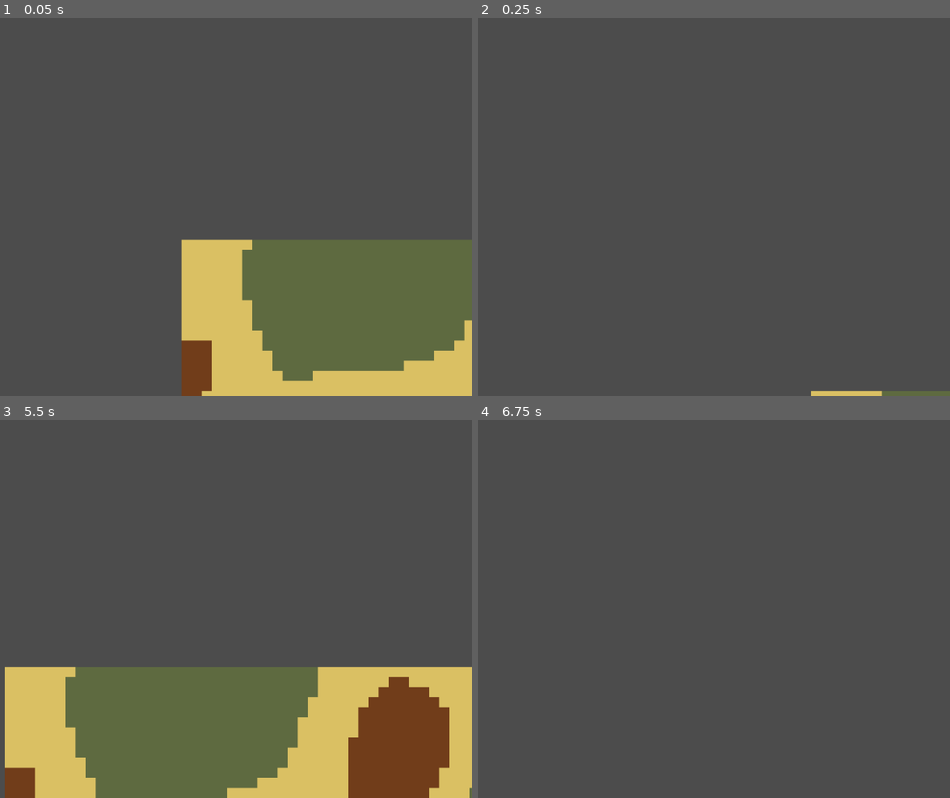
Above: before the commit, frames 1-4 (two rows, left to right).
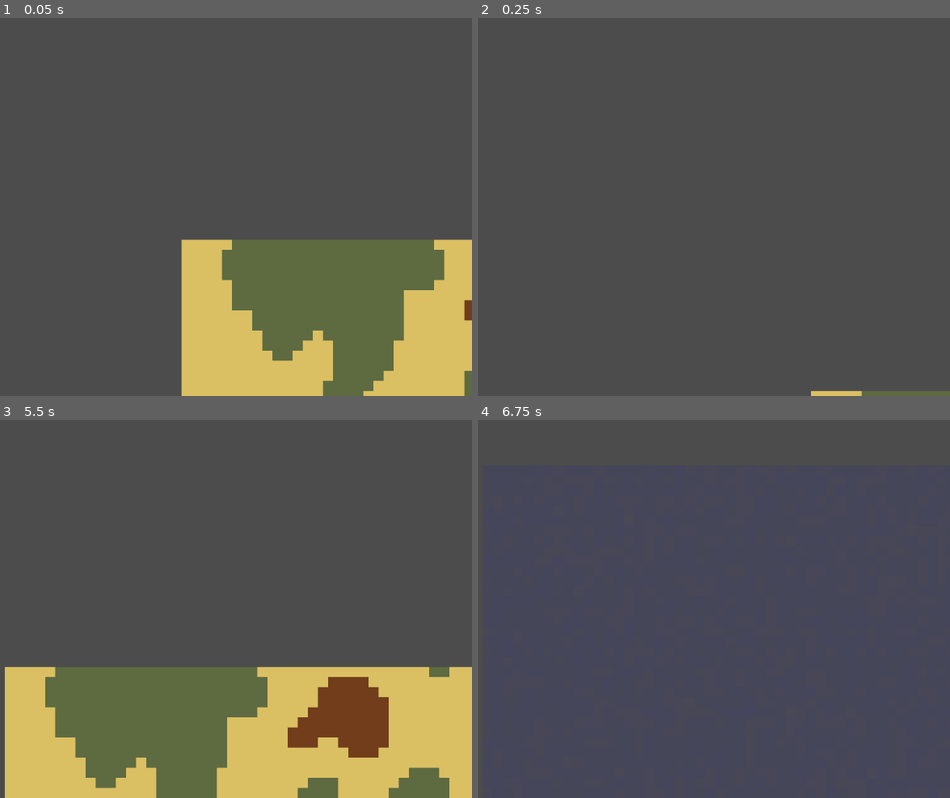
Above: after the commit, the same moments.

Repository: cameron-astor/landholdings
Game: Godot game, scene res://Main.tscn
The game is run twice, just before and just after one commit, with the same random seed, the same clock (stepped at 60 frames per second) and the same inputs.
Inputs (mouse positions are in pixels of both pictures, inside the frame that each line leads up to):
- Up to frame 1 (0.05 s): no input
- Up to frame 2 (0.25 s): no input
- Up to frame 3 (5.5 s): tap Enter at 0.5, 2, 3.5 s; move the mouse to (292, 590) at 0.52 s; hold D 0.53-1.25 s; hold X 0.53-1.25 s; click (292, 590) at 0.67 s; tap Space at 1.25, 2.75, 4.25 s; drag from (18, 627) to (118, 684) at 1.27 s; move the mouse to (212, 525) at 2.02 s; hold D 2.03-2.75 s; hold X 2.03-2.75 s; drag from (118, 684) to (outside the picture) at 2.77 s; move the mouse to (344, 665) at 3.52 s; hold A 3.53-4.25 s; hold X 3.53-4.25 s; drag from (outside the picture) to (51, 514) at 4.27 s; move the mouse to (179, 609) at 5.02 s; hold S from 5.03 s (still down); hold X from 5.03 s (still down); click (179, 609) at 5.17 s
- Up to frame 4 (6.75 s): release S at 5.75 s; release X at 5.75 s; drag from (529, 514) to (496, 627) at 5.77 s; move the mouse to (770, 590) at 6.52 s; hold M (mapmode_forward, bound only after the commit) from 6.53 s (still down); hold X from 6.53 s (still down)

The runs differ from the first frame. In frame 1, 6.9% of the frame differs, in the area x 38-100%, y 58-100%; in frame 2, less than 0.1%; in frame 3, 13%, in the area x 1-100%, y 65-100%; in frame 4, less than 0.1%.

Commit message:
work on mapmodes

Diff:
--- a/Main.tscn
+++ b/Main.tscn
@@ -1,240 +1,13 @@
-[gd_scene load_steps=5 format=2]
+[gd_scene load_steps=3 format=2]
 
 [ext_resource path="res://Camera.gd" type="Script" id=1]
-[ext_resource path="res://Graphics/TerrainColors.png" type="Texture" id=2]
 [ext_resource path="res://WorldData.gd" type="Script" id=3]
-
-[sub_resource type="TileSet" id=1]
-0/name = "TerrainColors.png 0"
-0/texture = ExtResource( 2 )
-0/tex_offset = Vector2( 0, 0 )
-0/modulate = Color( 1, 1, 1, 1 )
-0/region = Rect2( 0, 0, 16, 16 )
-0/tile_mode = 0
-0/occluder_offset = Vector2( 0, 0 )
-0/navigation_offset = Vector2( 0, 0 )
-0/shape_offset = Vector2( 0, 0 )
-0/shape_transform = Transform2D( 1, 0, 0, 1, 0, 0 )
-0/shape_one_way = false
-0/shape_one_way_margin = 0.0
-0/shapes = [  ]
-0/z_index = 0
-1/name = "TerrainColors.png 1"
-1/texture = ExtResource( 2 )
-1/tex_offset = Vector2( 0, 0 )
-1/modulate = Color( 1, 1, 1, 1 )
-1/region = Rect2( 16, 0, 16, 16 )
-1/tile_mode = 0
-1/occluder_offset = Vector2( 0, 0 )
-1/navigation_offset = Vector2( 0, 0 )
-1/shape_offset = Vector2( 0, 0 )
-1/shape_transform = Transform2D( 1, 0, 0, 1, 0, 0 )
-1/shape_one_way = false
-1/shape_one_way_margin = 0.0
-1/shapes = [  ]
-1/z_index = 0
-2/name = "TerrainColors.png 2"
-2/texture = ExtResource( 2 )
-2/tex_offset = Vector2( 0, 0 )
-2/modulate = Color( 1, 1, 1, 1 )
-2/region = Rect2( 32, 0, 16, 16 )
-2/tile_mode = 0
-2/occluder_offset = Vector2( 0, 0 )
-2/navigation_offset = Vector2( 0, 0 )
-2/shape_offset = Vector2( 0, 0 )
-2/shape_transform = Transform2D( 1, 0, 0, 1, 0, 0 )
-2/shape_one_way = false
-2/shape_one_way_margin = 0.0
-2/shapes = [  ]
-2/z_index = 0
-3/name = "TerrainColors.png 3"
-3/texture = ExtResource( 2 )
-3/tex_offset = Vector2( 0, 0 )
-3/modulate = Color( 1, 1, 1, 1 )
-3/region = Rect2( 48, 0, 16, 16 )
-3/tile_mode = 0
-3/occluder_offset = Vector2( 0, 0 )
-3/navigation_offset = Vector2( 0, 0 )
-3/shape_offset = Vector2( 0, 0 )
-3/shape_transform = Transform2D( 1, 0, 0, 1, 0, 0 )
-3/shape_one_way = false
-3/shape_one_way_margin = 0.0
-3/shapes = [  ]
-3/z_index = 0
-4/name = "TerrainColors.png 4"
-4/texture = ExtResource( 2 )
-4/tex_offset = Vector2( 0, 0 )
-4/modulate = Color( 1, 1, 1, 1 )
-4/region = Rect2( 0, 16, 16, 16 )
-4/tile_mode = 0
-4/occluder_offset = Vector2( 0, 0 )
-4/navigation_offset = Vector2( 0, 0 )
-4/shape_offset = Vector2( 0, 0 )
-4/shape_transform = Transform2D( 1, 0, 0, 1, 0, 0 )
-4/shape_one_way = false
-4/shape_one_way_margin = 0.0
-4/shapes = [  ]
-4/z_index = 0
-5/name = "TerrainColors.png 5"
-5/texture = ExtResource( 2 )
-5/tex_offset = Vector2( 0, 0 )
-5/modulate = Color( 1, 1, 1, 1 )
-5/region = Rect2( 16, 16, 16, 16 )
-5/tile_mode = 0
-5/occluder_offset = Vector2( 0, 0 )
-5/navigation_offset = Vector2( 0, 0 )
-5/shape_offset = Vector2( 0, 0 )
-5/shape_transform = Transform2D( 1, 0, 0, 1, 0, 0 )
-5/shape_one_way = false
-5/shape_one_way_margin = 0.0
-5/shapes = [  ]
-5/z_index = 0
-6/name = "TerrainColors.png 6"
-6/texture = ExtResource( 2 )
-6/tex_offset = Vector2( 0, 0 )
-6/modulate = Color( 1, 1, 1, 1 )
-6/region = Rect2( 32, 16, 16, 16 )
-6/tile_mode = 0
-6/occluder_offset = Vector2( 0, 0 )
-6/navigation_offset = Vector2( 0, 0 )
-6/shape_offset = Vector2( 0, 0 )
-6/shape_transform = Transform2D( 1, 0, 0, 1, 0, 0 )
-6/shape_one_way = false
-6/shape_one_way_margin = 0.0
-6/shapes = [  ]
-6/z_index = 0
-7/name = "TerrainColors.png 7"
-7/texture = ExtResource( 2 )
-7/tex_offset = Vector2( 0, 0 )
-7/modulate = Color( 1, 1, 1, 1 )
-7/region = Rect2( 48, 16, 16, 16 )
-7/tile_mode = 0
-7/occluder_offset = Vector2( 0, 0 )
-7/navigation_offset = Vector2( 0, 0 )
-7/shape_offset = Vector2( 0, 0 )
-7/shape_transform = Transform2D( 1, 0, 0, 1, 0, 0 )
-7/shape_one_way = false
-7/shape_one_way_margin = 0.0
-7/shapes = [  ]
-7/z_index = 0
-8/name = "TerrainColors.png 8"
-8/texture = ExtResource( 2 )
-8/tex_offset = Vector2( 0, 0 )
-8/modulate = Color( 1, 1, 1, 1 )
-8/region = Rect2( 0, 32, 16, 16 )
-8/tile_mode = 0
-8/occluder_offset = Vector2( 0, 0 )
-8/navigation_offset = Vector2( 0, 0 )
-8/shape_offset = Vector2( 0, 0 )
-8/shape_transform = Transform2D( 1, 0, 0, 1, 0, 0 )
-8/shape_one_way = false
-8/shape_one_way_margin = 0.0
-8/shapes = [  ]
-8/z_index = 0
-9/name = "TerrainColors.png 9"
-9/texture = ExtResource( 2 )
-9/tex_offset = Vector2( 0, 0 )
-9/modulate = Color( 1, 1, 1, 1 )
-9/region = Rect2( 16, 32, 16, 16 )
-9/tile_mode = 0
-9/occluder_offset = Vector2( 0, 0 )
-9/navigation_offset = Vector2( 0, 0 )
-9/shape_offset = Vector2( 0, 0 )
-9/shape_transform = Transform2D( 1, 0, 0, 1, 0, 0 )
-9/shape_one_way = false
-9/shape_one_way_margin = 0.0
-9/shapes = [  ]
-9/z_index = 0
-10/name = "TerrainColors.png 10"
-10/texture = ExtResource( 2 )
-10/tex_offset = Vector2( 0, 0 )
-10/modulate = Color( 1, 1, 1, 1 )
-10/region = Rect2( 32, 32, 16, 16 )
-10/tile_mode = 0
-10/occluder_offset = Vector2( 0, 0 )
-10/navigation_offset = Vector2( 0, 0 )
-10/shape_offset = Vector2( 0, 0 )
-10/shape_transform = Transform2D( 1, 0, 0, 1, 0, 0 )
-10/shape_one_way = false
-10/shape_one_way_margin = 0.0
-10/shapes = [  ]
-10/z_index = 0
-11/name = "TerrainColors.png 11"
-11/texture = ExtResource( 2 )
-11/tex_offset = Vector2( 0, 0 )
-11/modulate = Color( 1, 1, 1, 1 )
-11/region = Rect2( 48, 32, 16, 16 )
-11/tile_mode = 0
-11/occluder_offset = Vector2( 0, 0 )
-11/navigation_offset = Vector2( 0, 0 )
-11/shape_offset = Vector2( 0, 0 )
-11/shape_transform = Transform2D( 1, 0, 0, 1, 0, 0 )
-11/shape_one_way = false
-11/shape_one_way_margin = 0.0
-11/shapes = [  ]
-11/z_index = 0
-12/name = "TerrainColors.png 12"
-12/texture = ExtResource( 2 )
-12/tex_offset = Vector2( 0, 0 )
-12/modulate = Color( 1, 1, 1, 1 )
-12/region = Rect2( 0, 48, 16, 16 )
-12/tile_mode = 0
-12/occluder_offset = Vector2( 0, 0 )
-12/navigation_offset = Vector2( 0, 0 )
-12/shape_offset = Vector2( 0, 0 )
-12/shape_transform = Transform2D( 1, 0, 0, 1, 0, 0 )
-12/shape_one_way = false
-12/shape_one_way_margin = 0.0
-12/shapes = [  ]
-12/z_index = 0
-13/name = "TerrainColors.png 13"
-13/texture = ExtResource( 2 )
-13/tex_offset = Vector2( 0, 0 )
-13/modulate = Color( 1, 1, 1, 1 )
-13/region = Rect2( 16, 48, 16, 16 )
-13/tile_mode = 0
-13/occluder_offset = Vector2( 0, 0 )
-13/navigation_offset = Vector2( 0, 0 )
-13/shape_offset = Vector2( 0, 0 )
-13/shape_transform = Transform2D( 1, 0, 0, 1, 0, 0 )
-13/shape_one_way = false
-13/shape_one_way_margin = 0.0
-13/shapes = [  ]
-13/z_index = 0
-14/name = "TerrainColors.png 14"
-14/texture = ExtResource( 2 )
-14/tex_offset = Vector2( 0, 0 )
-14/modulate = Color( 1, 1, 1, 1 )
-14/region = Rect2( 32, 48, 16, 16 )
-14/tile_mode = 0
-14/occluder_offset = Vector2( 0, 0 )
-14/navigation_offset = Vector2( 0, 0 )
-14/shape_offset = Vector2( 0, 0 )
-14/shape_transform = Transform2D( 1, 0, 0, 1, 0, 0 )
-14/shape_one_way = false
-14/shape_one_way_margin = 0.0
-14/shapes = [  ]
-14/z_index = 0
-15/name = "TerrainColors.png 15"
-15/texture = ExtResource( 2 )
-15/tex_offset = Vector2( 0, 0 )
-15/modulate = Color( 1, 1, 1, 1 )
-15/region = Rect2( 48, 48, 16, 16 )
-15/tile_mode = 0
-15/occluder_offset = Vector2( 0, 0 )
-15/navigation_offset = Vector2( 0, 0 )
-15/shape_offset = Vector2( 0, 0 )
-15/shape_transform = Transform2D( 1, 0, 0, 1, 0, 0 )
-15/shape_one_way = false
-15/shape_one_way_margin = 0.0
-15/shapes = [  ]
-15/z_index = 0
 
 [node name="WorldRoot" type="Node"]
 
 [node name="WorldData" type="Node" parent="."]
 script = ExtResource( 3 )
-lacunarity = 1.3
+lacunarity = 1.6
 persistence = 0.8
 
 [node name="PlayerView" type="Node2D" parent="."]
@@ -243,9 +16,4 @@
 current = true
 script = ExtResource( 1 )
 
-[node name="TileMap" type="TileMap" parent="."]
-tile_set = SubResource( 1 )
-cell_size = Vector2( 16, 16 )
-format = 1
-
 [node name="World" type="Node2D" parent="."]
--- a/Scripts/WorldTile.gd
+++ b/Scripts/WorldTile.gd
@@ -23,6 +23,6 @@
 	if pop_update_flag:
 		pop = peasant_pop + aristocrat_pop + vagabond_pop
 		pop_update_flag = false
-#	if (randi() % 5 == 0):
-#		peasant_pop += 100 # experiment population growth
-#		pop_update_flag = true
+	if (randi() % 5 == 0):
+		peasant_pop += 100 # experiment population growth
+		pop_update_flag = true
--- a/WorldData.gd
+++ b/WorldData.gd
@@ -1,10 +1,13 @@
 extends Node
 
-#enum TERRAIN_COLORS {
-#	ARABLE = 0x723E1B,
-#	PASTURE = 0xDBC164,
-#	WASTE = 0x5F6B41
-#}
+## NOTES
+# This file is getting bloated with different features, will need
+# to split it up soon.
+#
+# Getting data from the world onto the map efficiently is a problem...
+#
+#
+#
 
 # terrain colors
 const arable_color := Color("5F6B41")
@@ -24,13 +27,13 @@
 var sprite_dict := {}
 var WorldTile
 
-onready var tilemap: TileMap = get_node("../TileMap")
 onready var world_node: Node2D = get_node("../World")
 
 var pressed: bool = false # jank as fuck, use the better way soon
 
 # map modes
-var map_mode = "default"
+var current_map_mode = 0
+var map_modes = ["terrain", "peasant", "landholdings"]
 
 # Called when the node enters the scene tree for the first time.
 func _ready():
@@ -38,14 +41,7 @@
 	_generate_world_sprite()
 
 func _process(delta):
-	if map_mode == "peasant":
-			var current
-			var alpha
-			for x in range (dimensions.x):
-				for y in range (dimensions.y):
-					current = tile_dict[Vector2(x, y)]
-					alpha = float(current.peasant_pop) / (current.peasant_pop + 100000)
-					sprite_dict[Vector2(x, y)].modulate = Color(0,0,1, alpha)
+	_update_map()
 
 func _input(event):
 	if event is InputEventMouseButton:
@@ -53,40 +49,16 @@
 			_print_tile_summary()
 
 	# switch mapmode
-	if event is InputEventKey and event.scancode == KEY_M and not event.echo and not pressed:
-			print("switch map mode")
+	if event.is_action("mapmode_forward") and not event.echo and not pressed:
+			if current_map_mode == map_modes.size() - 1:
+				current_map_mode = 0
+			else:
+				current_map_mode += 1
+			print("switch map mode to " + map_modes[current_map_mode])
 			pressed = true
-			map_mode = "peasant"
 
-			# rescan map to change mapmode (highly suboptimal)
-			var current
-			var alpha
-			for x in range (dimensions.x):
-				for y in range (dimensions.y):
-					current = tile_dict[Vector2(x, y)]
-					alpha = float(current.peasant_pop) / (current.peasant_pop + 100000)
-					sprite_dict[Vector2(x, y)].modulate = Color(0,0,1, alpha)
-
-	if event is InputEventKey and event.scancode == KEY_M and event.pressed == false:
+	if event.is_action("mapmode_forward") and event.pressed == false:
 			pressed = false
-
-#func _generate_world_tilemap():
-#	for x in range (dimensions.x):
-#		world.append([])
-#		for y in range (dimensions.y):
-#			var tile = WorldTile.new()
-#
-#			var terrain = randi() % 3 # random terrain
-#			if terrain == 0:
-#				tile.type = "waste"
-#			if terrain == 1:
-#				tile.type = "arable"
-#			if terrain == 2:
-#				tile.type = "pasture"
-#
-#			tilemap.set_cell(x, y, terrain)
-#			world[x].append(tile)
-#	# tilemap.tile_set.tile_set_modulate(0, Color(255, 255, 255))
 
 func _generate_world_sprite():
 	var base_tile = load("res://Graphics/Tile.png")
@@ -164,3 +136,30 @@
 
 func _generate_population():
 	pass
+
+###########################
+## MAP DISPLAY FUNCTIONS ##
+###########################
+
+# Updates the map display.
+# TODO: How can we only update when we need too? (far too inefficient currently)
+func _update_map():
+	if map_modes[current_map_mode] == "peasant":
+		var current
+		var alpha
+		for x in range (dimensions.x):
+			for y in range (dimensions.y):
+				current = tile_dict[Vector2(x, y)]
+				alpha = float(current.peasant_pop) / (current.peasant_pop + 100000)
+				sprite_dict[Vector2(x, y)].modulate = Color(0,0,1, alpha)
+	if map_modes[current_map_mode] == "terrain":
+		var current
+		for x in range (dimensions.x):
+			for y in range (dimensions.y):
+				current = tile_dict[Vector2(x, y)]
+				if current.agriculture_type == "arable":
+					sprite_dict[Vector2(x, y)].modulate = arable_color
+				if current.agriculture_type == "pasture":
+					sprite_dict[Vector2(x, y)].modulate = pasture_color
+				if current.agriculture_type == "waste":
+					sprite_dict[Vector2(x, y)].modulate = waste_color
--- a/project.godot
+++ b/project.godot
@@ -23,6 +23,19 @@
 config/name="Landholdings"
 run/main_scene="res://Main.tscn"
 
+[input]
+
+mapmode_forward={
+"deadzone": 0.5,
+"events": [ Object(InputEventKey,"resource_local_to_scene":false,"resource_name":"","device":0,"alt":false,"shift":false,"control":false,"meta":false,"command":false,"pressed":false,"scancode":77,"unicode":0,"echo":false,"script":null)
+ ]
+}
+mapmode_back={
+"deadzone": 0.5,
+"events": [ Object(InputEventKey,"resource_local_to_scene":false,"resource_name":"","device":0,"alt":false,"shift":false,"control":false,"meta":false,"command":false,"pressed":false,"scancode":78,"unicode":0,"echo":false,"script":null)
+ ]
+}
+
 [rendering]
 
 environment/default_environment="res://default_env.tres"
